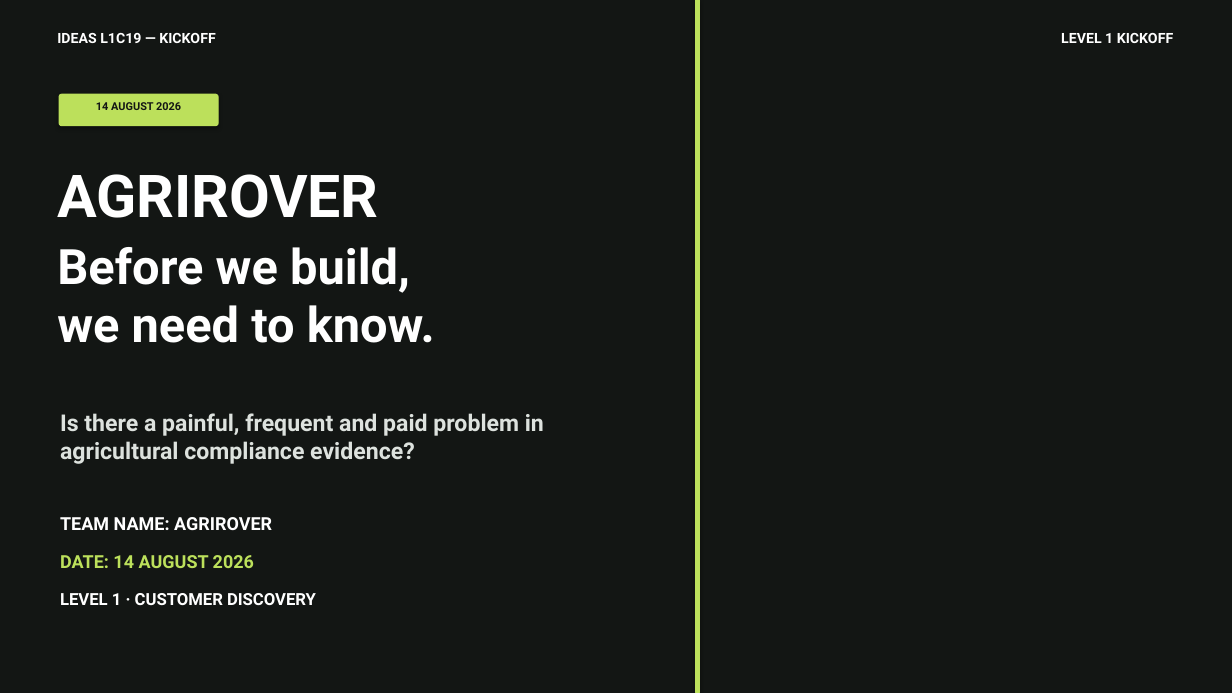
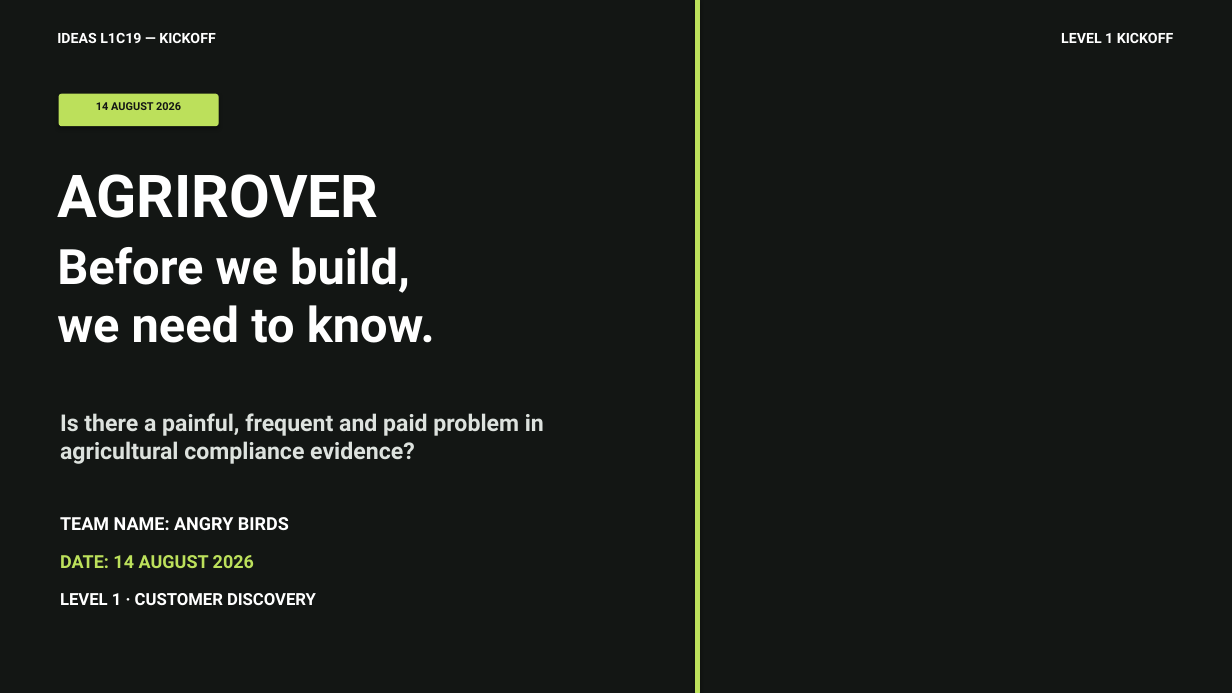
Before and after one commit to aman123825/agrobot, a slide deck: slide 1 of docs/AgriRover_IDEAS_Level_1_Kickoff_14_Aug_2026.pptx. Drawn at 1232x693 pixels with LibreOffice and Linux fonts; fonts in the diff are those of the drawing; grey boxes stand for pictures. Boxes give left, top, right and bottom in pixels: in the first picture for what was removed or moved away, otherwise in the second. Text is boxed around its words. In the diff, an @@ line names an element or a change of style, - is before the commit and + after.

```diff
--- a/docs/AgriRover_IDEAS_Level_1_Kickoff_14_Aug_2026.pptx
+++ b/docs/AgriRover_IDEAS_Level_1_Kickoff_14_Aug_2026.pptx
@@ text at <box>60,517,289,530</box>: text changed @@
-TEAM NAME: AGRIROVER
+TEAM NAME: ANGRY BIRDS
```
Also in this commit, not shown: 4 other slides changed, 1 other file.
